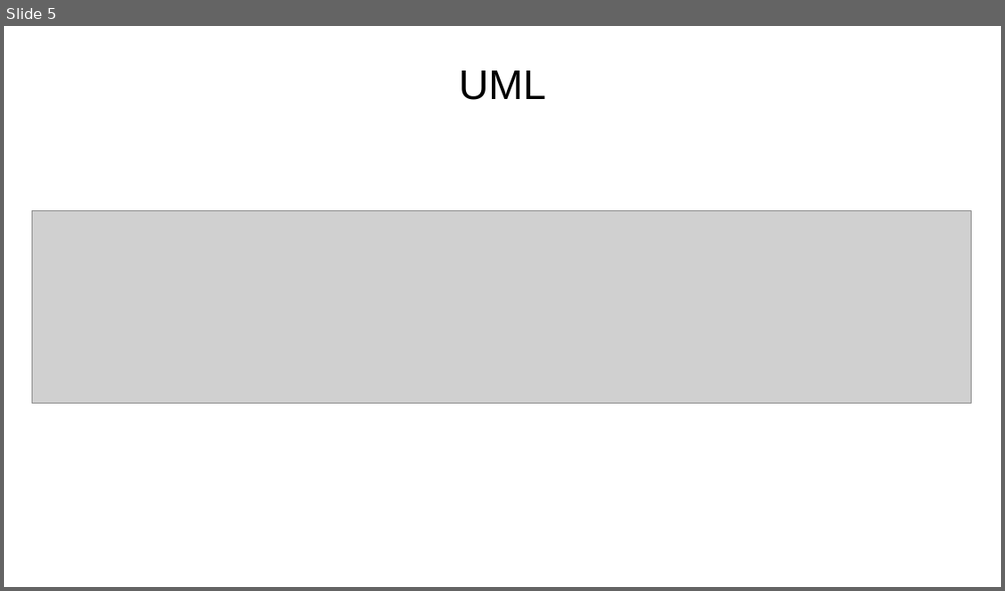
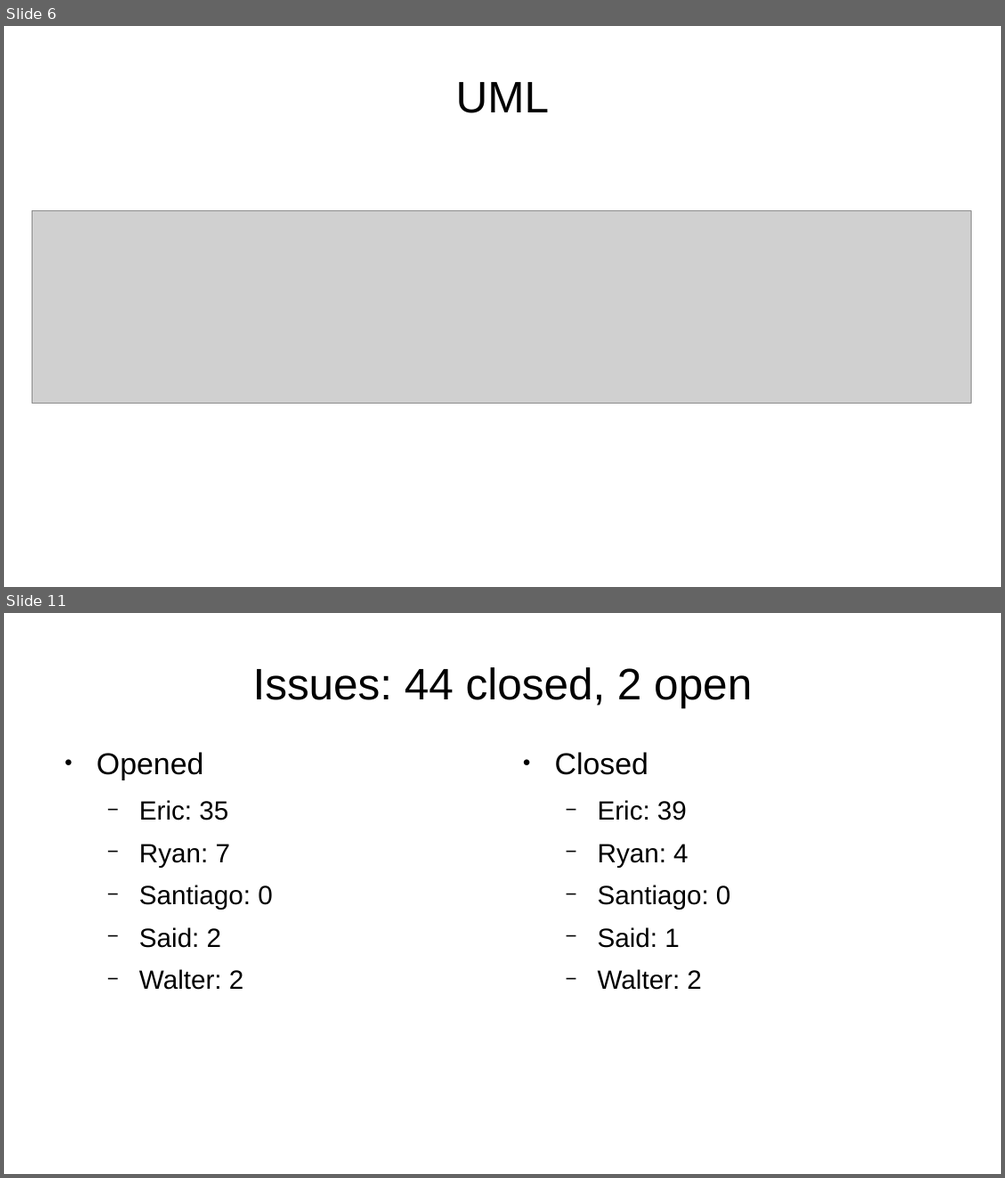
Before and after one commit to swilery/cs373-idb, a slide deck: SWE presentation.odp. Shown one above the other, each under a label of ours: slide 5 before the commit, slides 6 and 11 after it; the slides between them are not shown. The pictures are 1005x591 and 1005x1178 pixels, drawn with LibreOffice and Linux fonts; fonts in the diff are those of the drawing; grey boxes stand for pictures; background and template pictures are left out. Boxes give left, top, right and bottom in pixels: in the first picture for what was removed or moved away, otherwise in the second. Text is boxed around its words. In the diff, an @@ line names an element or a change of style, - is before the commit and + after.

```diff
--- a/SWE presentation.odp
+++ b/SWE presentation.odp
@@ slide 11 added at <box>4,613,1001,1174</box>, background #FFFFFF @@
@@ title added at <box>253,667,752,708</box>, 35.1 pt, text #000000 @@
+Issues: 44 closed, 2 open
@@ text added at <box>97,752,272,989</box>, 21 pt, text #000000 @@
+● Opened
+  − Eric: 35
+  − Ryan: 7
+  − Santiago: 0
+  − Said: 2
+  − Walter: 2
@@ text added at <box>555,752,730,989</box>, 21 pt, text #000000 @@
+● Closed
+  − Eric: 39
+  − Ryan: 4
+  − Santiago: 0
+  − Said: 1
+  − Walter: 2
@@ what was slide 5 is now slide 6 @@
@@ slide 6 changed as well @@
@@ title "UML": place and size @@
-title "UML" at <box>459,70,546,100</box>
+title "UML" at <box>456,82,549,113</box>
@@ title "UML" at <box>456,82,549,113</box>: size 33 to 35.1 pt @@
```
Also in this commit, not shown: 3 other slides changed, 6 other slides added, 5 slides removed, 1 other file.
